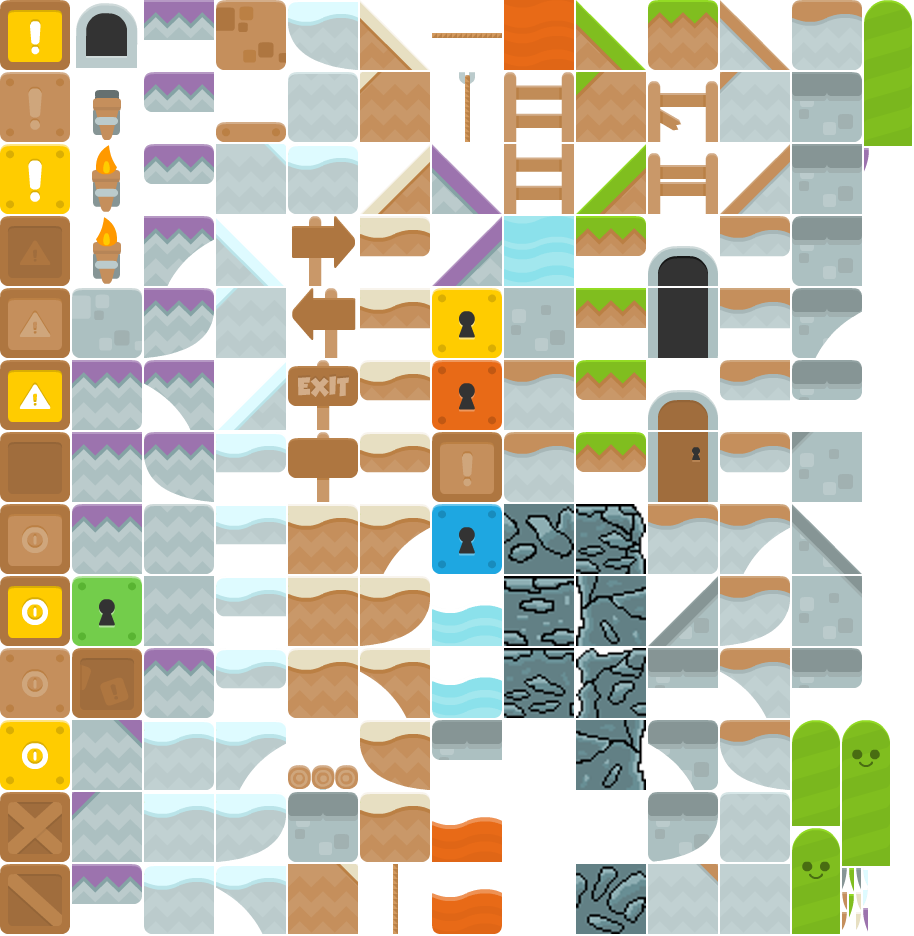
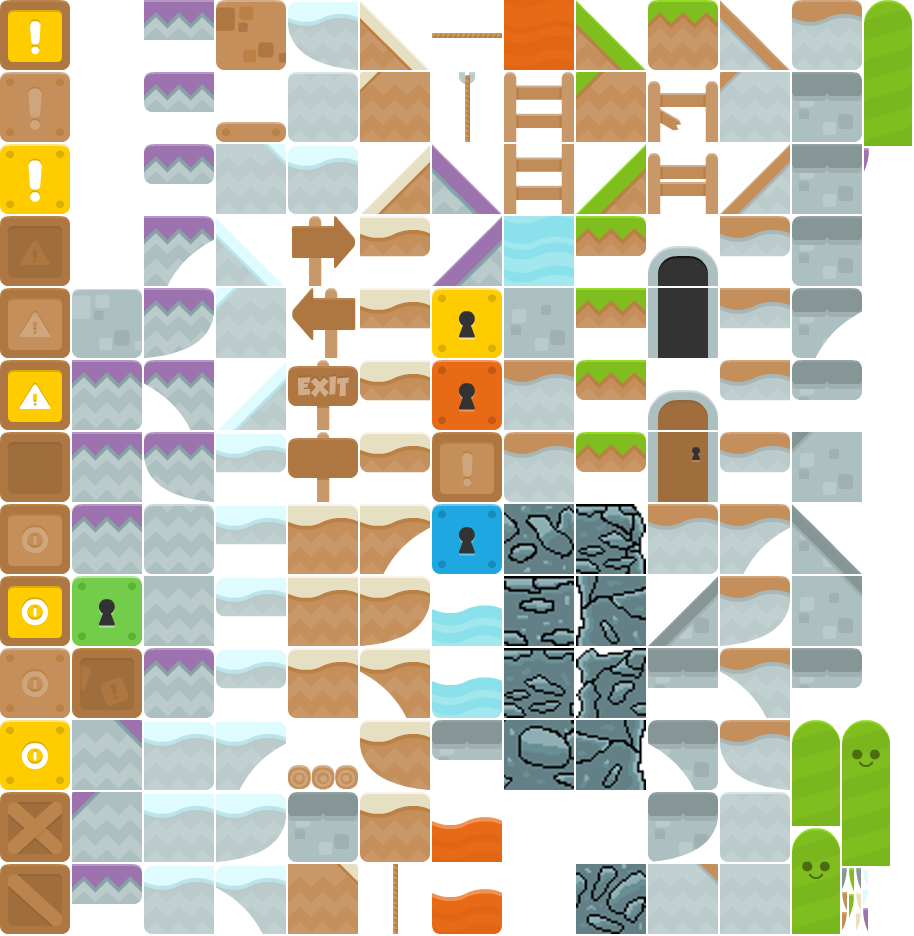
Layered file, before and after one edit (914px x 936px). Changes by layer:
added group "Group 2" with 11 layers above "Background" over <box>504,504,646,934</box>
added layer "Tileset9.1.png" in group "Group 2" over <box>504,720,574,790</box>
added layer "Tileset7.1.png" in group "Group 2" over <box>576,864,646,934</box>
renamed "Tileset7.1.png" to "old Tileset7.1.png", hid it, moved it into group "Group 2" over <box>576,864,646,934</box>
moved "Tileset6.1.png" into group "Group 2" over <box>550,720,574,790</box>
moved "Tileset4.1.png" into group "Group 2" over <box>550,720,574,750</box>
moved "Tileset2.1.png" into group "Group 2" over <box>504,720,574,750</box>
moved "Tileset1.1.png" into group "Group 2" over <box>516,562,568,574</box>
added layer "Tileset8.1.png" in group "Group 2" over <box>504,504,574,574</box>
renamed "Tileset8.1.png" to "old Tileset8.1.png", hid it, moved it into group "Group 2", painted on it over <box>504,504,574,574</box>
painted on "Background" (3rd of 3) over <box>76,3,646,934</box>
